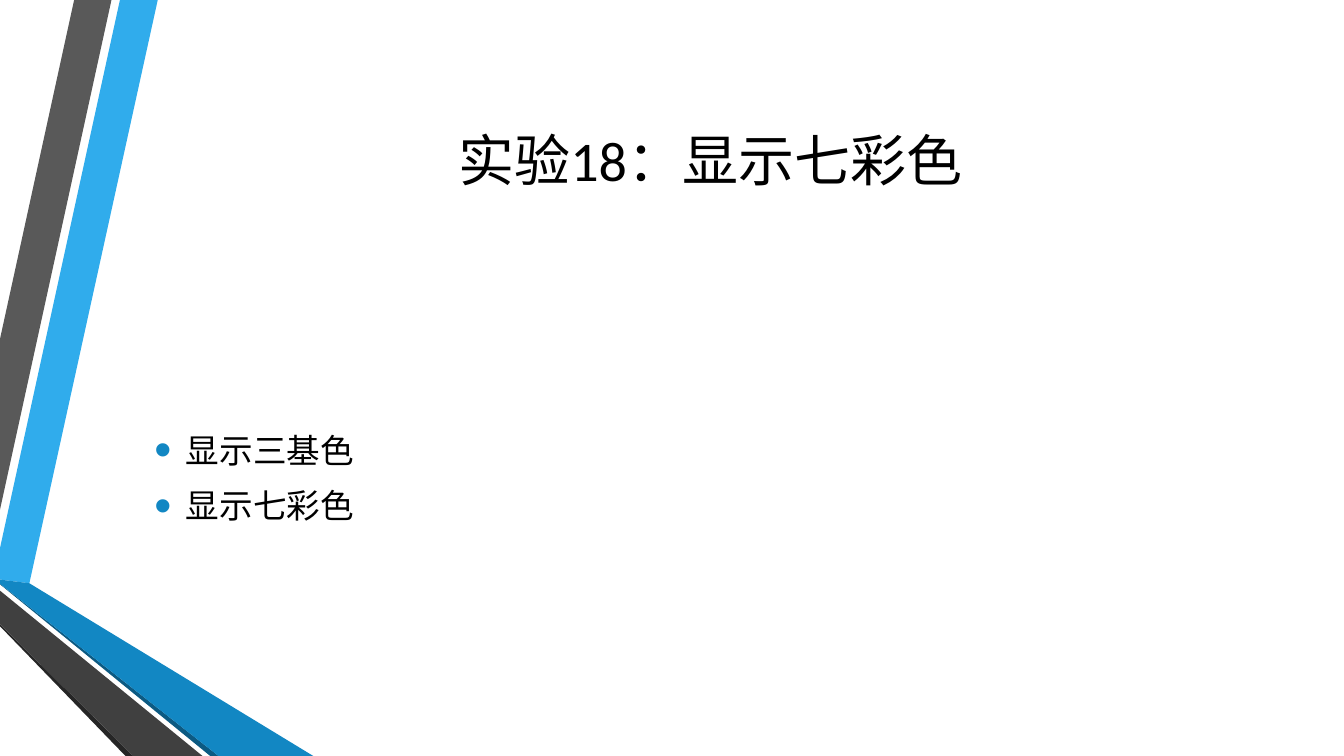
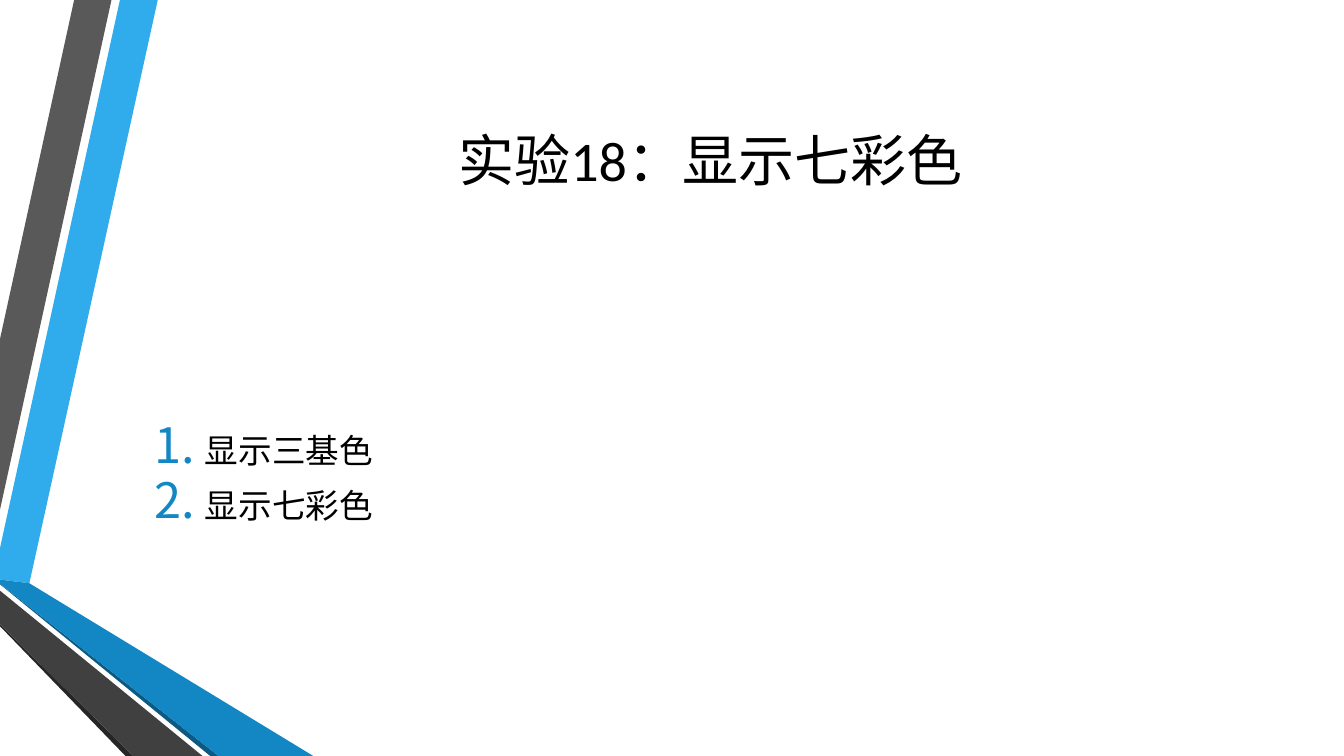
Before and after one commit to coco-hkk/arduino-courses, a slide deck: slide 18 of 4/4.pptx. Drawn at 1344x756 pixels with LibreOffice and Linux fonts; fonts in the diff are those of the drawing; background and template pictures are left out. Boxes give left, top, right and bottom in pixels: in the first picture for what was removed or moved away, otherwise in the second. Text is boxed around its words. In the diff, an @@ line names an element or a change of style, - is before the commit and + after.

```diff
--- a/4/4.pptx
+++ b/4/4.pptx
@@ text "显示三基色" at bbox=[205, 434, 373, 521]: bullet • to 1. @@
```
Also in this commit, not shown: 9 other files.
